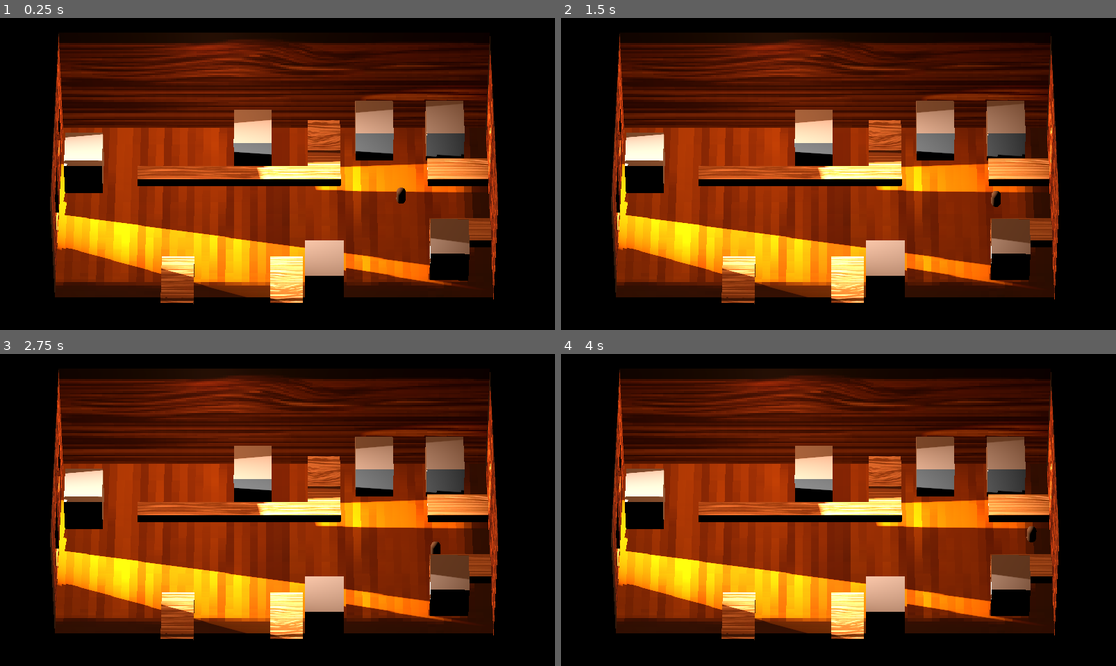
Above: before the commit, frames 1-4 (two rows, left to right).
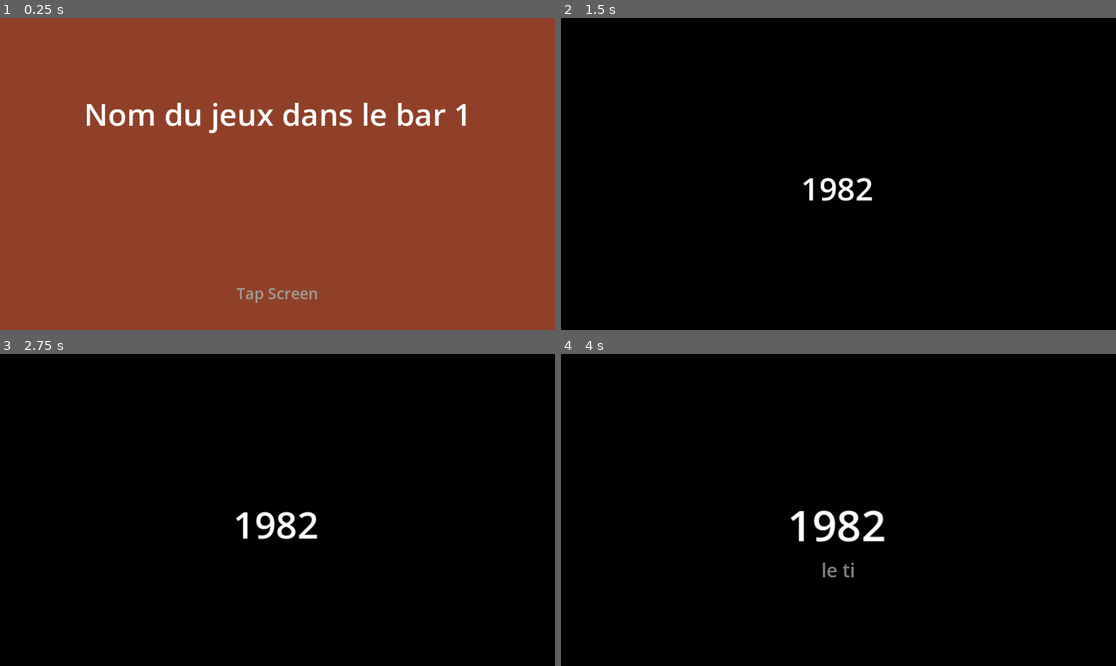
Above: after the commit, the same moments.

Repository: DaadfroGG/gamejam53
Game: Godot game, scene res://start_screen.tscn
The game is run twice, just before and just after one commit, with the same random seed, the same clock (stepped at 60 frames per second) and the same inputs. Before the commit the project starts from res://debug.tscn.
Inputs (mouse positions are in pixels of both pictures, inside the frame that each line leads up to):
- Up to frame 1 (0.25 s): no input
- Up to frame 2 (1.5 s): move the mouse to (960, 158) at 0.52 s; hold Right (right) 0.53-1.25 s; click (960, 158) at 0.67 s; click (627, 89) at 1.25 s, where only the run after the commit has a clickable "Menu"
- Up to frame 3 (2.75 s): move the mouse to (166, 525) at 2.02 s; hold Down (down) from 2.03 s (still down)
- Up to frame 4 (4 s): move the mouse to (894, 441) at 2.77 s; release Down (down) at 2.78 s; hold Right (right) 2.78-3.53 s; move the mouse to (810, 572) at 3.52 s; hold Up (up) from 3.53 s (still down); click (810, 572) at 3.67 s

The runs differ from the first frame. In frame 1, 99% of the frame differs, in the area x 0-100%, y 0-100%; in frame 2, 63%; in frame 3, 63%; in frame 4, 63%.

Commit message:
with menu

Diff:
--- /dev/null
+++ b/Game.tscn
@@ -0,0 +1,3 @@
+[gd_scene load_steps=0 format=3 uid="uid://uhak463ffg6m"]
+
+[node name="game" type="Node3D"]
--- /dev/null
+++ b/Menu_princiapl.tscn
@@ -0,0 +1,68 @@
+[gd_scene load_steps=3 format=3 uid="uid://ck6c55xeykxs3"]
+
+[ext_resource type="Script" uid="uid://dw741q22f715v" path="res://menu_principal.gd" id="1_563nb"]
+[ext_resource type="PackedScene" uid="uid://dquhw43k2ole3" path="res://epoch_screen1.tscn" id="2_h8o46"]
+
+[node name="MenuPrincipal" type="Control"]
+layout_mode = 3
+anchors_preset = 15
+anchor_right = 1.0
+anchor_bottom = 1.0
+grow_horizontal = 2
+grow_vertical = 2
+
+[node name="ColorRect" type="ColorRect" parent="."]
+layout_mode = 1
+anchors_preset = 9
+anchor_bottom = 1.0
+offset_right = 298.0
+grow_vertical = 2
+color = Color(0.640631, 0.240945, 2.88785e-07, 1)
+script = ExtResource("1_563nb")
+game_scene = ExtResource("2_h8o46")
+
+[node name="Play" type="Button" parent="ColorRect"]
+layout_mode = 0
+offset_left = 31.0
+offset_top = 24.0
+offset_right = 254.0
+offset_bottom = 87.0
+text = "PLAY"
+
+[node name="Param" type="Button" parent="ColorRect"]
+layout_mode = 0
+offset_left = 31.0
+offset_top = 117.0
+offset_right = 254.0
+offset_bottom = 180.0
+text = "Menu"
+
+[node name="Logs" type="Button" parent="ColorRect"]
+layout_mode = 0
+offset_left = 31.0
+offset_top = 209.0
+offset_right = 254.0
+offset_bottom = 272.0
+text = "Historique"
+
+[node name="Credit" type="Button" parent="ColorRect"]
+layout_mode = 0
+offset_left = 31.0
+offset_top = 291.0
+offset_right = 254.0
+offset_bottom = 354.0
+text = "Credit"
+
+[node name="Quite" type="Button" parent="ColorRect"]
+layout_mode = 0
+offset_left = 31.0
+offset_top = 538.0
+offset_right = 254.0
+offset_bottom = 601.0
+text = "Quitter"
+
+[connection signal="button_down" from="ColorRect/Play" to="ColorRect" method="go_play"]
+[connection signal="button_down" from="ColorRect/Param" to="ColorRect" method="go_param"]
+[connection signal="button_down" from="ColorRect/Logs" to="ColorRect" method="go_logs"]
+[connection signal="button_down" from="ColorRect/Credit" to="ColorRect" method="go_credit"]
+[connection signal="button_down" from="ColorRect/Quite" to="ColorRect" method="quit_game"]
--- /dev/null
+++ b/epoch_screen1.tscn
@@ -0,0 +1,199 @@
+[gd_scene load_steps=8 format=3 uid="uid://dhf36jrxvdida"]
+
+[ext_resource type="Script" uid="uid://vewasy3st2lh" path="res://switch_scene.gd" id="1_g84i0"]
+[ext_resource type="PackedScene" uid="uid://cxbykvhf27ebs" path="res://debug.tscn" id="2_yud3a"]
+
+[sub_resource type="LabelSettings" id="LabelSettings_qr07r"]
+font_size = 64
+
+[sub_resource type="LabelSettings" id="LabelSettings_g84i0"]
+font_size = 48
+font_color = Color(0.509286, 0.509286, 0.509286, 1)
+
+[sub_resource type="Animation" id="Animation_g84i0"]
+length = 0.001
+tracks/0/type = "value"
+tracks/0/imported = false
+tracks/0/enabled = true
+tracks/0/path = NodePath("year:scale")
+tracks/0/interp = 1
+tracks/0/loop_wrap = true
+tracks/0/keys = {
+"times": PackedFloat32Array(0),
+"transitions": PackedFloat32Array(1),
+"update": 0,
+"values": [Vector2(1, 1)]
+}
+tracks/1/type = "value"
+tracks/1/imported = false
+tracks/1/enabled = true
+tracks/1/path = NodePath("title:scale")
+tracks/1/interp = 1
+tracks/1/loop_wrap = true
+tracks/1/keys = {
+"times": PackedFloat32Array(0),
+"transitions": PackedFloat32Array(1),
+"update": 0,
+"values": [Vector2(1, 1)]
+}
+tracks/2/type = "value"
+tracks/2/imported = false
+tracks/2/enabled = true
+tracks/2/path = NodePath("title:theme_override_colors/font_color")
+tracks/2/interp = 1
+tracks/2/loop_wrap = true
+tracks/2/keys = {
+"times": PackedFloat32Array(0),
+"transitions": PackedFloat32Array(1),
+"update": 0,
+"values": [null]
+}
+tracks/3/type = "value"
+tracks/3/imported = false
+tracks/3/enabled = true
+tracks/3/path = NodePath("title:visible_ratio")
+tracks/3/interp = 1
+tracks/3/loop_wrap = true
+tracks/3/keys = {
+"times": PackedFloat32Array(0),
+"transitions": PackedFloat32Array(1),
+"update": 0,
+"values": [1.0]
+}
+
+[sub_resource type="Animation" id="Animation_qr07r"]
+resource_name = "boot_i0"
+length = 4.0
+markers = [{
+"color": Color(1, 1, 1, 1),
+"name": &"EndTitle",
+"time": 3.5
+}]
+tracks/0/type = "value"
+tracks/0/imported = false
+tracks/0/enabled = true
+tracks/0/path = NodePath("year:scale")
+tracks/0/interp = 1
+tracks/0/loop_wrap = true
+tracks/0/keys = {
+"times": PackedFloat32Array(0.0333333, 3.4),
+"transitions": PackedFloat32Array(1, 1),
+"update": 0,
+"values": [Vector2(1, 1), Vector2(1.5, 1.5)]
+}
+tracks/1/type = "value"
+tracks/1/imported = false
+tracks/1/enabled = true
+tracks/1/path = NodePath("title:scale")
+tracks/1/interp = 1
+tracks/1/loop_wrap = true
+tracks/1/keys = {
+"times": PackedFloat32Array(2.06667, 3.43333),
+"transitions": PackedFloat32Array(1, 1),
+"update": 0,
+"values": [Vector2(0.5, 0.5), Vector2(1.2, 1.2)]
+}
+tracks/2/type = "value"
+tracks/2/imported = false
+tracks/2/enabled = true
+tracks/2/path = NodePath("title:theme_override_colors/font_color")
+tracks/2/interp = 1
+tracks/2/loop_wrap = true
+tracks/2/keys = {
+"times": PackedFloat32Array(0.733333, 3),
+"transitions": PackedFloat32Array(1, 1),
+"update": 0,
+"values": [Color(0, 0, 0, 0), Color(1, 1, 1, 1)]
+}
+tracks/3/type = "value"
+tracks/3/imported = false
+tracks/3/enabled = true
+tracks/3/path = NodePath("title:visible_ratio")
+tracks/3/interp = 1
+tracks/3/loop_wrap = true
+tracks/3/keys = {
+"times": PackedFloat32Array(2.26667, 3.36667),
+"transitions": PackedFloat32Array(1, 1),
+"update": 0,
+"values": [0.0, 1.0]
+}
+tracks/4/type = "method"
+tracks/4/imported = false
+tracks/4/enabled = true
+tracks/4/path = NodePath(".")
+tracks/4/interp = 1
+tracks/4/loop_wrap = true
+tracks/4/keys = {
+"times": PackedFloat32Array(3.5),
+"transitions": PackedFloat32Array(1),
+"values": [{
+"args": [],
+"method": &"change_to_target_scene"
+}]
+}
+
+[sub_resource type="AnimationLibrary" id="AnimationLibrary_yud3a"]
+_data = {
+&"RESET": SubResource("Animation_g84i0"),
+&"boot_i0": SubResource("Animation_qr07r")
+}
+
+[node name="Control" type="Control"]
+layout_mode = 3
+anchors_preset = 15
+anchor_right = 1.0
+anchor_bottom = 1.0
+grow_horizontal = 2
+grow_vertical = 2
+
+[node name="ColorRect" type="ColorRect" parent="."]
+layout_mode = 1
+anchors_preset = 15
+anchor_right = 1.0
+anchor_bottom = 1.0
+grow_horizontal = 2
+grow_vertical = 2
+color = Color(0, 0, 0, 1)
+script = ExtResource("1_g84i0")
+target_scene = ExtResource("2_yud3a")
+
+[node name="year" type="Label" parent="ColorRect"]
+layout_mode = 1
+anchors_preset = 8
+anchor_left = 0.5
+anchor_top = 0.5
+anchor_right = 0.5
+anchor_bottom = 0.5
+offset_left = -76.0
+offset_top = -24.0
+offset_right = 70.0
+offset_bottom = 82.0
+grow_horizontal = 2
+grow_vertical = 2
+pivot_offset = Vector2(75, 50)
+text = "1982"
+label_settings = SubResource("LabelSettings_qr07r")
+horizontal_alignment = 1
+vertical_alignment = 1
+
+[node name="title" type="Label" parent="ColorRect"]
+layout_mode = 1
+anchors_preset = 14
+anchor_top = 0.5
+anchor_right = 1.0
+anchor_bottom = 0.5
+offset_top = 91.0
+offset_bottom = 158.0
+grow_horizontal = 2
+grow_vertical = 2
+pivot_offset = Vector2(576, 33)
+text = "le tiger mango"
+label_settings = SubResource("LabelSettings_g84i0")
+horizontal_alignment = 1
+vertical_alignment = 1
+
+[node name="AnimationPlayer" type="AnimationPlayer" parent="ColorRect"]
+libraries = {
+&"": SubResource("AnimationLibrary_yud3a")
+}
+autoplay = "boot_i0"
--- /dev/null
+++ b/menu_principal.gd
@@ -0,0 +1,46 @@
+extends ColorRect
+
+@export var game_scene: PackedScene   # Choisissez la scène dans l’inspecteur
+@export var param_scene: PackedScene   # Choisissez la scène dans l’inspecteur
+@export var credit_scene: PackedScene   # Choisissez la scène dans l’inspecteur
+@export var logs_scene: PackedScene   # Choisissez la scène dans l’inspecteur
+
+# Called when the node enters the scene tree for the first time.
+func _ready() -> void:
+	pass # Replace with function body.
+
+
+
+func go_play() -> void:
+	if game_scene:
+		get_tree().change_scene_to_packed(game_scene)
+	else:
+		push_warning("Aucune scène n’est assignée à 'target_scene' !")
+
+func go_param() -> void:
+	if game_scene:
+		get_tree().change_scene_to_packed(game_scene)
+	else:
+		push_warning("Aucune scène n’est assignée à 'target_scene' !")
+
+func go_credit() -> void:
+	if game_scene:
+		get_tree().change_scene_to_packed(game_scene)
+	else:
+		push_warning("Aucune scène n’est assignée à 'target_scene' !")
+
+func go_logs() -> void:
+	if game_scene:
+		get_tree().change_scene_to_packed(game_scene)
+	else:
+		push_warning("Aucune scène n’est assignée à 'target_scene' !")
+
+
+func quit_game() -> void:
+	# Ferme le jeu sur toutes les plateformes (Android retourne simplement au launcher).
+	get_tree().quit()
+
+
+# Called every frame. 'delta' is the elapsed time since the previous frame.
+func _process(delta: float) -> void:
+	pass
--- a/project.godot
+++ b/project.godot
@@ -11,7 +11,7 @@
 [application]
 
 config/name="gamejam53"
-run/main_scene="uid://cxbykvhf27ebs"
+run/main_scene="uid://ctxtfk52xaxyy"
 config/features=PackedStringArray("4.4", "GL Compatibility")
 config/icon="res://icon.svg"
 
--- /dev/null
+++ b/start_screen.tscn
@@ -0,0 +1,61 @@
+[gd_scene load_steps=5 format=3 uid="uid://ctxtfk52xaxyy"]
+
+[ext_resource type="Script" uid="uid://vewasy3st2lh" path="res://switch_scene.gd" id="1_ncxyx"]
+[ext_resource type="PackedScene" path="res://Menu_princiapl.tscn" id="2_pevhg"]
+
+[sub_resource type="LabelSettings" id="LabelSettings_hsg2v"]
+font_size = 32
+font_color = Color(0.617455, 0.617455, 0.617455, 1)
+
+[sub_resource type="LabelSettings" id="LabelSettings_ncxyx"]
+font_size = 64
+
+[node name="Control" type="Control"]
+layout_mode = 3
+anchors_preset = 15
+anchor_right = 1.0
+anchor_bottom = 1.0
+grow_horizontal = 2
+grow_vertical = 2
+
+[node name="ColorRect" type="ColorRect" parent="."]
+layout_mode = 1
+anchors_preset = 15
+anchor_right = 1.0
+anchor_bottom = 1.0
+grow_horizontal = 2
+grow_vertical = 2
+color = Color(0.566048, 0.251633, 0.15708, 1)
+script = ExtResource("1_ncxyx")
+target_scene = ExtResource("2_pevhg")
+
+[node name="Label" type="Label" parent="ColorRect"]
+layout_mode = 1
+anchors_preset = 12
+anchor_top = 1.0
+anchor_right = 1.0
+anchor_bottom = 1.0
+offset_top = -153.0
+grow_horizontal = 2
+grow_vertical = 0
+text = "Tap Screen"
+label_settings = SubResource("LabelSettings_hsg2v")
+horizontal_alignment = 1
+vertical_alignment = 1
+
+[node name="Label2" type="Label" parent="ColorRect"]
+layout_mode = 1
+anchors_preset = 12
+anchor_top = 1.0
+anchor_right = 1.0
+anchor_bottom = 1.0
+offset_top = -525.0
+offset_bottom = -372.0
+grow_horizontal = 2
+grow_vertical = 0
+text = "Nom du jeux dans le bar 1"
+label_settings = SubResource("LabelSettings_ncxyx")
+horizontal_alignment = 1
+vertical_alignment = 1
+
+[connection signal="gui_input" from="ColorRect" to="ColorRect" method="_on_gui_input"]
--- /dev/null
+++ b/switch_scene.gd
@@ -0,0 +1,15 @@
+extends ColorRect
+
+
+@export var target_scene: PackedScene   # Choisissez la scène dans l’inspecteur
+
+func change_to_target_scene() -> void:
+	if target_scene:
+		get_tree().change_scene_to_packed(target_scene)
+	else:
+		push_warning("Aucune scène n’est assignée à 'target_scene' !")
+
+
+func _on_gui_input(event: InputEvent) -> void:
+	change_to_target_scene()
+	pass # Replace with function body.
Not shown, added: menu_principal.gd.uid
Not shown, added: switch_scene.gd.uid
Not shown, added: .gitignore
